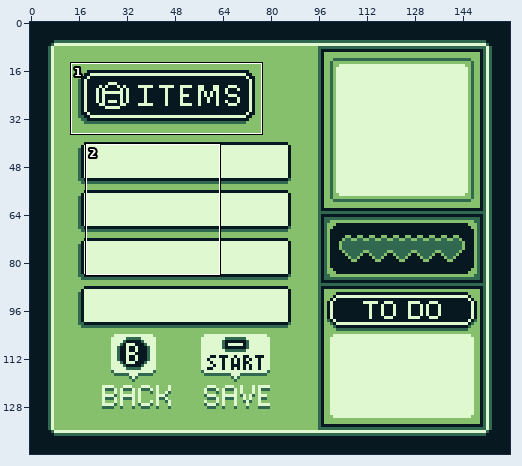
Pixel-art file: assets/backgrounds/Backpack.aseprite. Above: a wide view before the commit, with the close-up outlined.
Close-up. Before the commit:
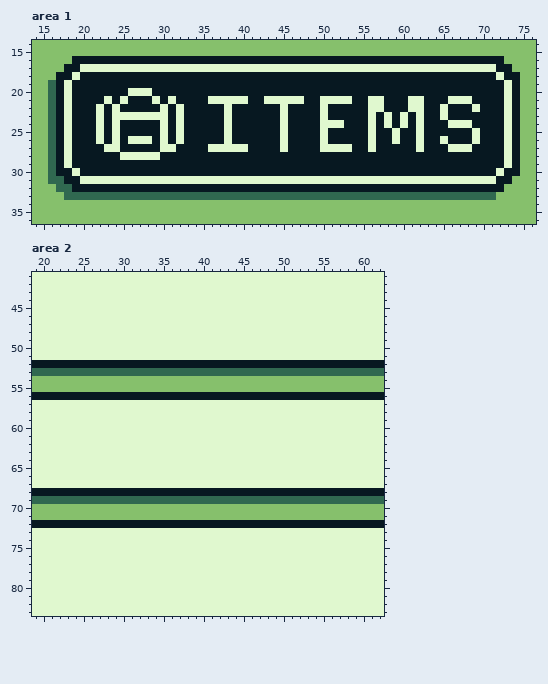
160x144 pixels, 1 frame. Shown: area 1: x 14..76, y 14..36; area 2: x 19..62, y 41..83. The commit also changed other parts of the picture, which this record leaves out.
After the commit:
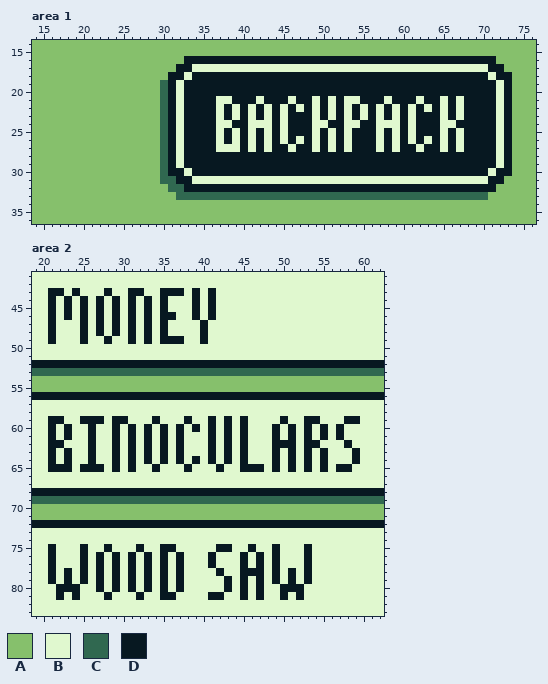
Palette (. is transparent): A #86c06c  B #e0f8cf  C #306850  D #071821
Change:
layer "Layer 2" added
--- area 1, layers "Layer 2", "Layer"
@@ x 14..76 @@
 15 AAAAAAAAAAAAAAAAAAAAAAAAAAAAAAAAAAAAAAAAAAAAAAAAAAAAAAAAAAAAAAA
-16 AAAAADDDDDDDDDDDDDDDDDDDDDDDDDDDDDDDDDDDDDDDDDDDDDDDDDDDDDDAAAA
-17 AAAADDBBBBBBBBBBBBBBBBBBBBBBBBBBBBBBBBBBBBBBBBBBBBBBBBBBBBDDAAA
-18 AAADDBDDDDDDDDDDDDDDDDDDDDDDDDDDDDDDDDDDDDDDDDDDDDDDDDDDDDBDDAA
-19 AACDBDDDDDDDDDDDDDDDDDDDDDDDDDDDDDDDDDDDDDDDDDDDDDDDDDDDDDDBDAA
-20 AACDBDDDDDDDBBBDDDDDDDDDDDDDDDDDDDDDDDDDDDDDDDDDDDDDDDDDDDDBDAA
-21 AACDBDDDDBDBDDDBDBDDDDBBBBBDDBBBBBDDBBBBDDBBDDDBBDDDBBBDDDDBDAA
-22 AACDBDDDBDBDDDDDBDBDDDDDBDDDDDDBDDDDBDDDDDBBDDDBBDDBDDDBDDDBDAA
-23 AACDBDDDBDBBBBBBBDBDDDDDBDDDDDDBDDDDBDDDDDBDBDBDBDDBDDDDDDDBDAA
-24 AACDBDDDBDBDDDDDBDBDDDDDBDDDDDDBDDDDBBBDDDBDBDBDBDDDBBBDDDDBDAA
-25 AACDBDDDBDBDDDDDBDBDDDDDBDDDDDDBDDDDBDDDDDBDDBDDBDDDDDDBDDDBDAA
-26 AACDBDDDBDBDBBBDBDBDDDDDBDDDDDDBDDDDBDDDDDBDDBDDBDDBDDDBDDDBDAA
-27 AACDBDDDDBBDDDDDBBDDDDBBBBBDDDDBDDDDBBBBDDBDDDDDBDDDBBBDDDDBDAA
-28 AACDBDDDDDDBBBBBDDDDDDDDDDDDDDDDDDDDDDDDDDDDDDDDDDDDDDDDDDDBDAA
-29 AACDBDDDDDDDDDDDDDDDDDDDDDDDDDDDDDDDDDDDDDDDDDDDDDDDDDDDDDDBDAA
-30 AACDDBDDDDDDDDDDDDDDDDDDDDDDDDDDDDDDDDDDDDDDDDDDDDDDDDDDDDBDDAA
-31 AACCDDBBBBBBBBBBBBBBBBBBBBBBBBBBBBBBBBBBBBBBBBBBBBBBBBBBBBDDAAA
-32 AAACCDDDDDDDDDDDDDDDDDDDDDDDDDDDDDDDDDDDDDDDDDDDDDDDDDDDDDDAAAA
-33 AAAACCCCCCCCCCCCCCCCCCCCCCCCCCCCCCCCCCCCCCCCCCCCCCCCCCCCCCAAAAA
+16 AAAAAAAAAAAAAAAAAAADDDDDDDDDDDDDDDDDDDDDDDDDDDDDDDDDDDDDDDAAAAA
+17 AAAAAAAAAAAAAAAAAADDBBBBBBBBBBBBBBBBBBBBBBBBBBBBBBBBBBBBBDDAAAA
+18 AAAAAAAAAAAAAAAAADDBDDDDDDDDDDDDDDDDDDDDDDDDDDDDDDDDDDDDDBDDAAA
+19 AAAAAAAAAAAAAAAACDBDDDDDDDDDDDDDDDDDDDDDDDDDDDDDDDDDDDDDDDBDAAA
+20 AAAAAAAAAAAAAAAACDBDDDDDDDDDDDDDDDDDDDDDDDDDDDDDDDDDDDDDDDBDAAA
+21 AAAAAAAAAAAAAAAACDBDDDDBBDDDBDDDBDDBDBDBBDDDBDDDBDDBDBDDDDBDAAA
+22 AAAAAAAAAAAAAAAACDBDDDDBDBDBDBDBDBDBDBDBDBDBDBDBDBDBDBDDDDBDAAA
+23 AAAAAAAAAAAAAAAACDBDDDDBDBDBDBDBDDDBDBDBDBDBDBDBDDDBDBDDDDBDAAA
+24 AAAAAAAAAAAAAAAACDBDDDDBBDDBBBDBDDDBBDDBBDDBBBDBDDDBBDDDDDBDAAA
+25 AAAAAAAAAAAAAAAACDBDDDDBDBDBDBDBDDDBDBDBDDDBDBDBDDDBDBDDDDBDAAA
+26 AAAAAAAAAAAAAAAACDBDDDDBDBDBDBDBDBDBDBDBDDDBDBDBDBDBDBDDDDBDAAA
+27 AAAAAAAAAAAAAAAACDBDDDDBBBDBDBDDBDDBDBDBDDDBDBDDBDDBDBDDDDBDAAA
+28 AAAAAAAAAAAAAAAACDBDDDDDDDDDDDDDDDDDDDDDDDDDDDDDDDDDDDDDDDBDAAA
+29 AAAAAAAAAAAAAAAACDBDDDDDDDDDDDDDDDDDDDDDDDDDDDDDDDDDDDDDDDBDAAA
+30 AAAAAAAAAAAAAAAACDDBDDDDDDDDDDDDDDDDDDDDDDDDDDDDDDDDDDDDDBDDAAA
+31 AAAAAAAAAAAAAAAACCDDBBBBBBBBBBBBBBBBBBBBBBBBBBBBBBBBBBBBBDDAAAA
+32 AAAAAAAAAAAAAAAAACCDDDDDDDDDDDDDDDDDDDDDDDDDDDDDDDDDDDDDDDAAAAA
+33 AAAAAAAAAAAAAAAAAACCCCCCCCCCCCCCCCCCCCCCCCCCCCCCCCCCCCCCCAAAAAA
 34 AAAAAAAAAAAAAAAAAAAAAAAAAAAAAAAAAAAAAAAAAAAAAAAAAAAAAAAAAAAAAAA
--- area 2, layer "Layer"
@@ x 19..43 @@
 42 BBBBBBBBBBBBBBBBBBBBBBBBB
-43 BBBBBBBBBBBBBBBBBBBBBBBBB
-44 BBBBBBBBBBBBBBBBBBBBBBBBB
-45 BBBBBBBBBBBBBBBBBBBBBBBBB
-46 BBBBBBBBBBBBBBBBBBBBBBBBB
-47 BBBBBBBBBBBBBBBBBBBBBBBBB
-48 BBBBBBBBBBBBBBBBBBBBBBBBB
-49 BBBBBBBBBBBBBBBBBBBBBBBBB
+43 BBDDBDBBBDBBDDBBDDDBDBDBB
+44 BBDBDBDBDBDBDBDBDBBBDBDBB
+45 BBDBDBDBDBDBDBDBDBBBDBDBB
+46 BBDBDBDBDBDBDBDBDDBBDBDBB
+47 BBDBBBDBDBDBDBDBDBBBBDBBB
+48 BBDBBBDBDBDBDBDBDBBBBDBBB
+49 BBDBBBDBBDBBDBDBDDDBBDBBB
 50 BBBBBBBBBBBBBBBBBBBBBBBBB
@@ x 19..62 @@
 58 BBBBBBBBBBBBBBBBBBBBBBBBBBBBBBBBBBBBBBBBBBBB
-59 BBBBBBBBBBBBBBBBBBBBBBBBBBBBBBBBBBBBBBBBBBBB
-60 BBBBBBBBBBBBBBBBBBBBBBBBBBBBBBBBBBBBBBBBBBBB
-61 BBBBBBBBBBBBBBBBBBBBBBBBBBBBBBBBBBBBBBBBBBBB
-62 BBBBBBBBBBBBBBBBBBBBBBBBBBBBBBBBBBBBBBBBBBBB
-63 BBBBBBBBBBBBBBBBBBBBBBBBBBBBBBBBBBBBBBBBBBBB
-64 BBBBBBBBBBBBBBBBBBBBBBBBBBBBBBBBBBBBBBBBBBBB
-65 BBBBBBBBBBBBBBBBBBBBBBBBBBBBBBBBBBBBBBBBBBBB
+59 BBDDBBDDDBDDBBBDBBBDBBDBDBDBBBBDBBDDBBBDDBBB
+60 BBDBDBBDBBDBDBDBDBDBDBDBDBDBBBDBDBDBDBDBBBBB
+61 BBDBDBBDBBDBDBDBDBDBBBDBDBDBBBDBDBDBDBDBBBBB
+62 BBDDBBBDBBDBDBDBDBDBBBDBDBDBBBDDDBDDBBBDBBBB
+63 BBDBDBBDBBDBDBDBDBDBBBDBDBDBBBDBDBDBDBBBDBBB
+64 BBDBDBBDBBDBDBDBDBDBDBDBDBDBBBDBDBDBDBBBDBBB
+65 BBDDDBDDDBDBDBBDBBBDBBBDBBDDDBDBDBDBDBDDBBBB
 66 BBBBBBBBBBBBBBBBBBBBBBBBBBBBBBBBBBBBBBBBBBBB
@@ x 19..62 @@
 74 BBBBBBBBBBBBBBBBBBBBBBBBBBBBBBBBBBBBBBBBBBBB
-75 BBBBBBBBBBBBBBBBBBBBBBBBBBBBBBBBBBBBBBBBBBBB
-76 BBBBBBBBBBBBBBBBBBBBBBBBBBBBBBBBBBBBBBBBBBBB
-77 BBBBBBBBBBBBBBBBBBBBBBBBBBBBBBBBBBBBBBBBBBBB
-78 BBBBBBBBBBBBBBBBBBBBBBBBBBBBBBBBBBBBBBBBBBBB
-79 BBBBBBBBBBBBBBBBBBBBBBBBBBBBBBBBBBBBBBBBBBBB
-80 BBBBBBBBBBBBBBBBBBBBBBBBBBBBBBBBBBBBBBBBBBBB
-81 BBBBBBBBBBBBBBBBBBBBBBBBBBBBBBBBBBBBBBBBBBBB
+75 BBDBBBDBBDBBBDBBDDBBBBBDDBBDBBDBBBDBBBBBBBBB
+76 BBDBBBDBDBDBDBDBDBDBBBDBBBDBDBDBBBDBBBBBBBBB
+77 BBDBBBDBDBDBDBDBDBDBBBDBBBDBDBDBBBDBBBBBBBBB
+78 BBDBDBDBDBDBDBDBDBDBBBBDBBDDDBDBDBDBBBBBBBBB
+79 BBDBDBDBDBDBDBDBDBDBBBBBDBDBDBDBDBDBBBBBBBBB
+80 BBBDDDBBDBDBDBDBDBDBBBBBDBDBDBBDDDBBBBBBBBBB
+81 BBBDBDBBBDBBBDBBDDBBBBDDBBDBDBBDBDBBBBBBBBBB
 82 BBBBBBBBBBBBBBBBBBBBBBBBBBBBBBBBBBBBBBBBBBBB
